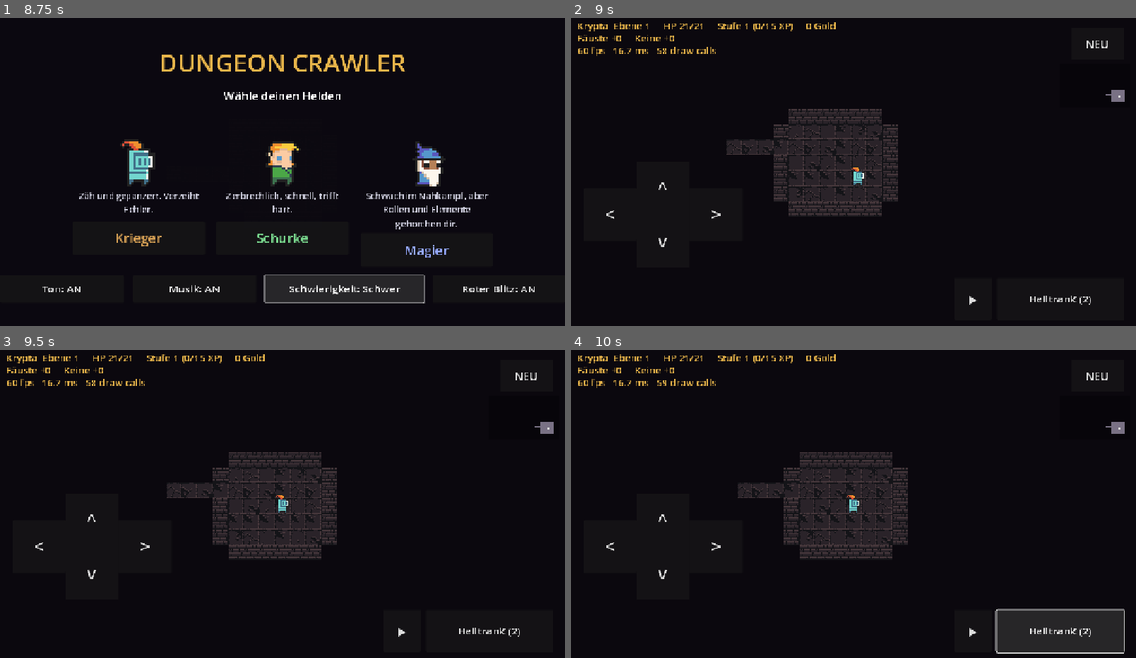
Above: before the commit, frames 1-4 (two rows, left to right).
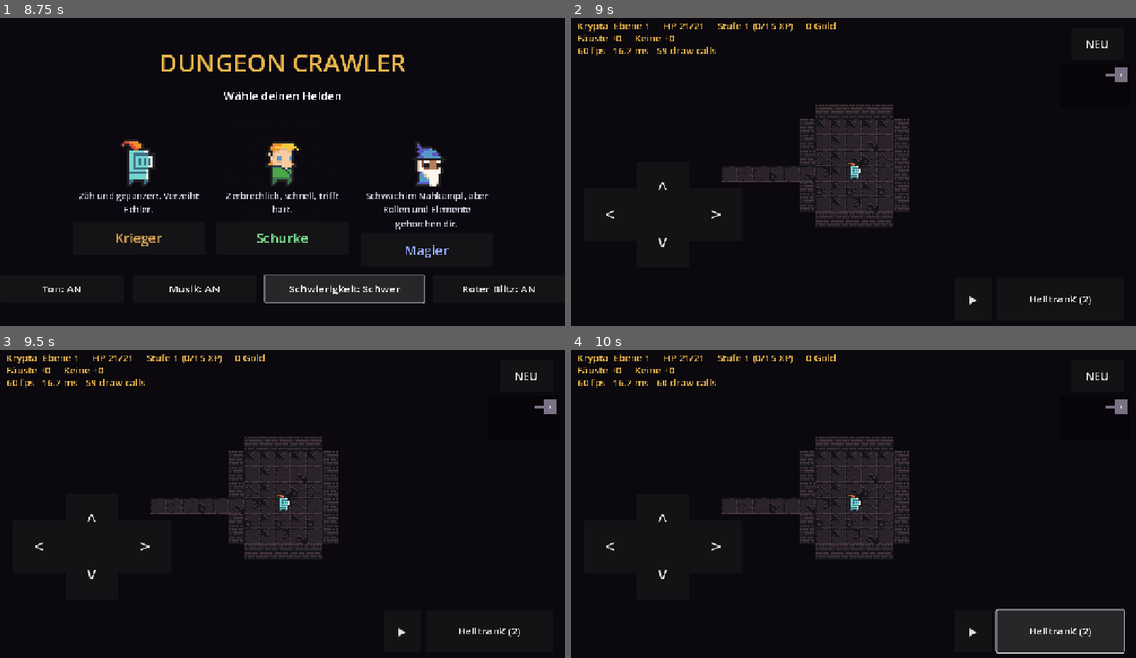
Above: after the commit, the same moments.

Repository: GermanDudeXX/dungeon-crawler
Game: Godot game, scene res://scenes/main.tscn
Same seed, same stepped clock (60 frames per second), same inputs: the game is played once before the commit and once after it.
Inputs:
- Up to frame 1 (8.75 s): click "Ton: AN" at 0.5 s; click "Ton: AUS" at 1.25 s; click "Musik: AN" at 2 s; click "Musik: AUS" at 2.75 s; click "Roter Blitz: AN" at 3.5 s; click "Roter Blitz: AUS" at 4.25 s; click "Schwierigkeit: Normal" at 5 s; click "Schwierigkeit: Schwer" at 5.75 s; click "Schwierigkeit: Hardcore" at 6.5 s; click "Schwierigkeit: Leicht" at 7.25 s; click "Schwierigkeit: Normal" at 8 s
- Up to frame 2 (9 s): click "Krieger" at 8.75 s
- Up to frame 3 (9.5 s): no input
- Up to frame 4 (10 s): click "Heiltrank (2)" at 9.5 s

Frame 1 is identical in both runs. In frame 2, 4.7% of the frame differs, in the area x 16-99%, y 10-68%; in frame 3, 3.6%; in frame 4, 3.6%.

Commit message:
Godot: Gefahren, festes Dekor, Superboss - und das Dekor, das nie da war
Beim Einbauen der Gefahren ist aufgefallen, dass das Dekor aus dem
letzten Commit gar nicht existierte: die Konstante war da, das Zeichnen
war da, das Speichern war da - nur hingelegt hat es nie jemand. Der
Anker meiner Änderung passte nicht auf die Zeile, und replace() sagt
dazu nichts. Jetzt liegt es wirklich.

- Gefahren: Lava, Löcher, Stachelboden. Anders als Fallen sind sie von
  Anfang an zu sehen - sie sind zum Ausweichen da, nicht zum Entdecken.
- Kisten und Säulen sind ab jetzt Wände. Eine Kiste in einem
  Ein-Feld-Gang kann die Treppe zumauern, deshalb wird jede gesetzt,
  geprüft und wieder weggenommen, wenn die Ebene dadurch zerfällt. Die
  Prüfung umfasst Treppe, Truhe, Schrein, Läden und Beute - nur die
  Treppe zu prüfen reicht nicht: eine eingemauerte Truhe lässt die Ebene
  abschließbar aussehen und ist trotzdem für den Lauf verloren. Genau
  das hat Startwert 2 gemeldet.
- Superboss auf Ebene 25, mit dreifachen Werten. Ebene 25 ist kein
  Vielfaches von drei, hätte also nach der alten Regel gar keinen Boss
  gehabt.

Dazu zwei Testkorrekturen: der Fingerabdruck sortiert Wörterbücher
(JSON gibt Schlüssel nicht in der Reihenfolge zurück, in der sie
hineingingen - "Spielstand kommt anders zurück" waren zwei vertauschte
Tränke), und die Boss-Prüfung sucht die vorherige Bossebene, statt drei
Ebenen nach oben zu raten.

Co-Authored-By: Claude Opus 5 <noreply@anthropic.com>
Claude-Session: https://claude.ai/code/session_01WQiUvBCjkdxtXigdz77eh9

Diff:
--- a/godot/scripts/data.gd
+++ b/godot/scripts/data.gd
@@ -137,6 +137,10 @@
 
 
 static func has_boss(level: int) -> bool:
+	# 25 is not a multiple of three, so the floor the whole descent
+	# builds towards would otherwise have had no boss on it at all.
+	if level == SUPERBOSS_LEVEL:
+		return true
 	return level >= BOSS_FROM_LEVEL and level % BOSS_EVERY == 0
 
 # --- Heldenklassen --------------------------------------------------------
@@ -548,3 +552,34 @@
 		if ratio <= float(phase["at"]):
 			current = phase
 	return current
+
+
+# --- Gefahren -------------------------------------------------------------
+# Unlike traps, these are visible from the start: they are meant to be
+# walked around, not discovered. Values from constants.py HAZARD_TYPES.
+const HAZARDS := {
+	"lava": {"name": "Lavariss", "tile": "wall_goo", "damage": 8, "burn": 3, "min_level": 3},
+	"collapse": {"name": "Loch", "tile": "hole", "damage": 12, "min_level": 4,
+		"one_shot": true},
+	"spikes": {"name": "Stachelboden", "tile": "floor_spikes_anim_f2", "damage": 6,
+		"bleed": 2, "min_level": 3},
+}
+const HAZARD_CHANCE_PER_ROOM := 0.25
+
+# Decoration you cannot walk through. A crate or a stone column is a
+# solid object and reads as one; a skull on the floor does not, so it
+# stays walkable. Placing these needs care - one dropped in a one-tile
+# corridor can seal the stairs off entirely.
+const BLOCKING_DECOR := ["crate", "column"]
+
+# The run's final challenge. Reachable, but a long way down.
+const SUPERBOSS_LEVEL := 25
+const SUPERBOSS_MULT := 3.0
+
+
+static func hazards_for(level: int) -> Array:
+	var out: Array = []
+	for id in HAZARDS:
+		if int(HAZARDS[id]["min_level"]) <= level:
+			out.append(id)
+	return out
--- a/godot/scripts/game.gd
+++ b/godot/scripts/game.gd
@@ -52,6 +52,7 @@
 var chest = null                ## {cell, mimic, opened}
 var shops: Array = []           ## {cell, kind}
 var stairs_locked := false
+var hazards := {}               ## cell -> a standing danger, in plain sight
 var decor := {}                  ## cell -> a sprite that is only scenery
 var shrine = null                ## the cell holding this floor's shrine, or null
 var shop_open = null            ## the shop the hero is standing in
@@ -269,6 +270,9 @@
 	var up: Variant = save.get("up_stairs", null)
 	up_stairs = Vector2i(int(up[0]), int(up[1])) if up != null else Vector2i(player.x, player.y)
 	stairs_locked = bool(save["stairs_locked"])
+	hazards.clear()
+	for entry in save.get("hazards", []):
+		hazards[Vector2i(int(entry[0]), int(entry[1]))] = str(entry[2])
 	decor.clear()
 	for entry in save.get("decor", []):
 		decor[Vector2i(int(entry[0]), int(entry[1]))] = str(entry[2])
@@ -438,6 +442,15 @@
 			boss.is_boss = true
 			boss.awake = true
 			boss.display_name = "%s-König" % boss.display_name
+			# The floor everything has been building towards. Not a wall -
+			# the run can go deeper afterwards - but the one fight the
+			# whole descent is preparation for.
+			if depth == Data.SUPERBOSS_LEVEL:
+				boss.max_hp = int(boss.max_hp * Data.SUPERBOSS_MULT)
+				boss.hp = boss.max_hp
+				boss.power = int(boss.power * Data.SUPERBOSS_MULT)
+				boss.xp_reward *= 3
+				boss.display_name = "Der Herr der Tiefe"
 			boss.snap()
 			monsters.append(boss)
 			stairs_locked = true
@@ -489,11 +502,44 @@
 			chest = {"cell": chest_cell, "mimic": depth >= 3 and rng.randf() < 0.3,
 				"opened": false}
 
+	# Standing hazards: visible from the moment the tile is, so they are
+	# something to walk around rather than something to discover. That is
+	# the whole difference from a trap.
+	hazards.clear()
+	var hazard_kinds: Array = Data.hazards_for(depth)
+	if not hazard_kinds.is_empty():
+		for room in spawn_rooms:
+			if rng.randf() >= Data.HAZARD_CHANCE_PER_ROOM:
+				continue
+			var kind: String = hazard_kinds[rng.randi() % hazard_kinds.size()]
+			for _patch in rng.randi_range(1, 3):
+				var patch: Variant = _free_cell([room])
+				if patch != null:
+					hazards[patch] = kind
+
+	# Scenery. Most of it is only something to look at, but a crate or a
+	# column is a solid object and reads as one, so those are walls. A
+	# wall dropped in a one-tile corridor can seal the stairs off, so each
+	# one is put down, checked, and taken back if the floor stopped being
+	# whole.
+	decor.clear()
+	for _piece in range(4 + depth / 2):
+		var spot: Variant = _free_cell(spawn_rooms)
+		if spot == null:
+			continue
+		var piece: String = DECOR[rng.randi() % DECOR.size()]
+		decor[spot] = piece
+		if piece in Data.BLOCKING_DECOR and _seals_something():
+			decor.erase(spot)
+
+
 	# A shrine, at most one, stepped on like a trap - but this one can
 	# be worth stepping on.
 	shrine = null
 	if depth >= 2 and rng.randf() < Data.SHRINE_CHANCE:
-		shrine = _free_cell(spawn_rooms)
+		# Only where the hero can actually walk: the crates are already
+		# standing by now, and one of them may have closed a room.
+		shrine = _free_cell(spawn_rooms, reachable_from(Vector2i(player.x, player.y)))
 
 	# Traps, hidden until stepped on.
 	var trap_kinds: Array = Data.TRAPS.keys()
@@ -554,6 +600,29 @@
 		items.append(loot)
 
 
+## Whether the floor, as it stands right now, has cut something off from
+## the hero. Asked after every solid piece of scenery is put down.
+##
+## Checking only the stairs was not enough: a crate can seal the chest
+## into a dead-end and leave the floor perfectly finishable, which is
+## how a run loses its treasure without anything looking wrong.
+func _seals_something() -> bool:
+	var open_cells := reachable_from(Vector2i(player.x, player.y))
+	if not open_cells.has(stairs):
+		return true
+	if chest != null and not open_cells.has(chest["cell"]):
+		return true
+	if shrine != null and not open_cells.has(shrine):
+		return true
+	for shop in shops:
+		if not open_cells.has(shop["cell"]):
+			return true
+	for item in items:
+		if not open_cells.has(item["cell"]):
+			return true
+	return false
+
+
 ## A free cell in one of these rooms. `within`, when given, is the set
 ## of cells the hero can actually walk to - loot dropped outside it is
 ## loot nobody ever picks up, which is how a scroll ended up sealed
@@ -589,7 +658,7 @@
 			var step: Vector2i = cell + offset
 			if seen.has(step) or blocked.has(step):
 				continue
-			if not Dungeon.is_walkable(grid, step.x, step.y):
+			if not Dungeon.is_walkable(grid, step.x, step.y) or blocks(step):
 				continue
 			seen[step] = true
 			stack.append(step)
@@ -633,7 +702,7 @@
 		return true
 	if shrine != null and shrine == cell:
 		return true
-	if decor.has(cell):
+	if decor.has(cell) or hazards.has(cell):
 		return true
 	return shop_at(cell) != null
 
@@ -721,12 +790,15 @@
 	elif target == stairs and stairs_locked and boss_alive():
 		say("Der Weg nach unten ist verriegelt. Der Boss hält den Schlüssel.")
 		return
+	elif blocks(target):
+		return
 	elif Dungeon.is_walkable(grid, target.x, target.y):
 		player.x = target.x
 		player.y = target.y
 		_pick_up(target)
 		_open_chest(target)
 		_spring_trap(target)
+		_step_in_hazard(target)
 		_touch_shrine(target)
 		if dead:
 			return
@@ -752,6 +824,12 @@
 	recompute_fov()
 	paint()
 
+
+## Whether something standing on this cell closes it to walking. Kept
+## apart from Dungeon.is_walkable because the map is the map: what is
+## put on top of it changes from floor to floor.
+func blocks(cell: Vector2i) -> bool:
+	return decor.get(cell, "") in Data.BLOCKING_DECOR
 
 func _attack_monster(monster) -> void:
 	var damage: int = maxi(1, int(round((player.power() - monster.defense_now())
@@ -897,7 +975,7 @@
 			monster.cell() + Vector2i(0, step.y)]:
 		if candidate == monster.cell():
 			continue
-		if not Dungeon.is_walkable(grid, candidate.x, candidate.y):
+		if not Dungeon.is_walkable(grid, candidate.x, candidate.y) or blocks(candidate):
 			continue
 		# Never onto the hero: a monster sharing your tile cannot be
 		# attacked at all, since attacks are aimed at the tile you walk
@@ -1106,6 +1184,34 @@
 		_show_death()
 		say("Die Falle bringt dich um. Tippe NEU.")
 
+
+## A hazard the hero walked into anyway. It was in plain sight - that is
+## the difference from a trap - so this is a decision that went badly,
+## not an ambush.
+func _step_in_hazard(cell: Vector2i) -> void:
+	if not hazards.has(cell) or dead:
+		return
+	var hazard: Dictionary = Data.HAZARDS[hazards[cell]]
+	if hazard.get("one_shot", false):
+		hazards.erase(cell)
+	var damage: int = int(hazard["damage"])
+	player.hp -= damage
+	_damage_number(cell, "-%d" % damage, Color(1.0, 0.45, 0.20))
+	_hurt_flash()
+	_shake(2.0)
+	audio.play("trap")
+	say("%s! %d Schaden." % [hazard["name"], damage])
+	if hazard.has("burn"):
+		player.poison_turns = maxi(player.poison_turns, int(hazard["burn"]))
+	if hazard.has("bleed"):
+		player.bleed_turns = maxi(player.bleed_turns, int(hazard["bleed"]))
+	if player.hp <= 0:
+		player.hp = 0
+		dead = true
+		Save.wipe()
+		audio.play("death")
+		_show_death()
+		say("Du stirbst auf Ebene %d." % depth)
 
 func _open_chest(cell: Vector2i) -> void:
 	if chest == null or chest["opened"] or chest["cell"] != cell:
@@ -1519,6 +1625,8 @@
 	if chest != null:
 		_place_prop(chest["cell"], "chest_empty_open_anim_f2" if chest["opened"]
 			else "chest_full_open_anim_f0")
+	for cell in hazards:
+		_place_prop(cell, Data.HAZARDS[hazards[cell]]["tile"])
 	for cell in decor:
 		_place_prop(cell, decor[cell])
 	if shrine != null:
--- a/godot/scripts/save.gd
+++ b/godot/scripts/save.gd
@@ -57,6 +57,10 @@
 			"kind": item["kind"], "amount": item.get("amount", 0),
 			"potion": item.get("potion", ""), "scroll": item.get("scroll", "")})
 
+	var hazards: Array = []
+	for cell in game.hazards:
+		hazards.append([cell.x, cell.y, game.hazards[cell]])
+
 	var decor: Array = []
 	for cell in game.decor:
 		decor.append([cell.x, cell.y, game.decor[cell]])
@@ -78,6 +82,7 @@
 		"stairs_locked": game.stairs_locked,
 		"shrine": null if game.shrine == null else [game.shrine.x, game.shrine.y],
 		"decor": decor,
+		"hazards": hazards,
 		"explored": explored,
 		"monsters": monsters,
 		"items": items,
--- a/godot/scripts/selftest.gd
+++ b/godot/scripts/selftest.gd
@@ -76,6 +76,7 @@
 	_check_up_stairs()
 	_check_boss_phases()
 	_check_classes()
+	_check_superboss()
 
 	for turn in _turns:
 		if _game.dead:
@@ -345,7 +346,7 @@
 			var step: Vector2i = cell + offset
 			if came.has(step):
 				continue
-			if not Dungeon.is_walkable(_game.grid, step.x, step.y):
+			if not Dungeon.is_walkable(_game.grid, step.x, step.y) or _game.blocks(step):
 				continue
 			# There is no getting past a shopkeeper, so a route may not
 			# plan through one - the same reason they may not stand in a
@@ -431,8 +432,8 @@
 		"Waffe=%s(%d) Ruestung=%s(%d) Schild=%d Bluten=%d" % [
 			p.weapon_name(), p.weapon_bonus(), p.armour_name(), p.armour_bonus(),
 			p.shield, p.bleed_turns],
-		"Traenke=%s gewaehlt=%s" % [str(p.potion_counts), p.selected_potion],
-		"Buffs=%s Rollen=%s" % [str(p.buffs), str(p.scrolls)],
+		"Traenke=%s gewaehlt=%s" % [_stable(p.potion_counts), p.selected_potion],
+		"Buffs=%s Rollen=%s" % [_stable(p.buffs), _stable(p.scrolls)],
 		"Schrein=%s" % str(_game.shrine),
 		"Angriff=%d Verteidigung=%d Krit=%.3f Minderung=%.3f Gold x%.2f" % [
 			p.base_power, p.base_defense, p.bonus_crit, p.damage_reduction, p.gold_mult],
@@ -545,6 +546,10 @@
 		things.append([_game.shrine, "Schrein"])
 	for cell in _game.traps:
 		things.append([cell, "Falle"])
+	for cell in _game.hazards:
+		things.append([cell, "Gefahr"])
+	for cell in _game.decor:
+		things.append([cell, "Dekor"])
 	for item in _game.items:
 		things.append([item["cell"], "Beute (%s)" % item["kind"]])
 	for entry in things:
@@ -957,3 +962,49 @@
 			_complain("zwei Klassen starten identisch",
 				"%s und %s" % [id, seen_hands[hands[id]]])
 		seen_hands[hands[id]] = id
+
+
+## A dictionary as text, in a fixed order. JSON does not promise to give
+## keys back in the order they went in, so comparing str(dict) across a
+## save and a load reports a difference where there is none - it did,
+## and the "difference" was two potions swapping places.
+func _stable(values: Dictionary) -> String:
+	var keys: Array = values.keys()
+	keys.sort()
+	var parts: Array[String] = []
+	for key in keys:
+		parts.append("%s=%s" % [key, values[key]])
+	return "{%s}" % ", ".join(parts)
+
+
+## Ebene 25 has to actually hold the thing it promises, and it has to be
+## worse than the boss two floors above it - otherwise the deepest fight
+## in the game is an ordinary one with a name.
+func _check_superboss() -> void:
+	_settle()
+	if not Data.has_boss(Data.SUPERBOSS_LEVEL):
+		_complain("Ebene %d hat gar keinen Boss" % Data.SUPERBOSS_LEVEL)
+		return
+	# The boss floor just above, whichever that is - boss floors are
+	# every third one, so "three floors up" is not one of them.
+	var previous := Data.SUPERBOSS_LEVEL - 1
+	while previous > 1 and not Data.has_boss(previous):
+		previous -= 1
+	var strengths := {}
+	for level in [previous, Data.SUPERBOSS_LEVEL]:
+		_game.depth = level
+		_game.new_level()
+		var found := 0
+		for m in _game.monsters:
+			if m.is_boss:
+				found += 1
+				strengths[level] = m.max_hp
+		if found == 0:
+			_complain("Bossebene ohne Boss", "Ebene %d" % level)
+		if found > 1:
+			_complain("mehr als ein Boss auf einer Ebene", "Ebene %d: %d" % [level, found])
+	if strengths.has(Data.SUPERBOSS_LEVEL) and strengths.has(previous):
+		if strengths[Data.SUPERBOSS_LEVEL] <= strengths[previous]:
+			_complain("Superboss ist nicht stärker",
+				"%d gegen %d Leben auf Ebene %d" % [strengths[Data.SUPERBOSS_LEVEL],
+				strengths[previous], previous])
